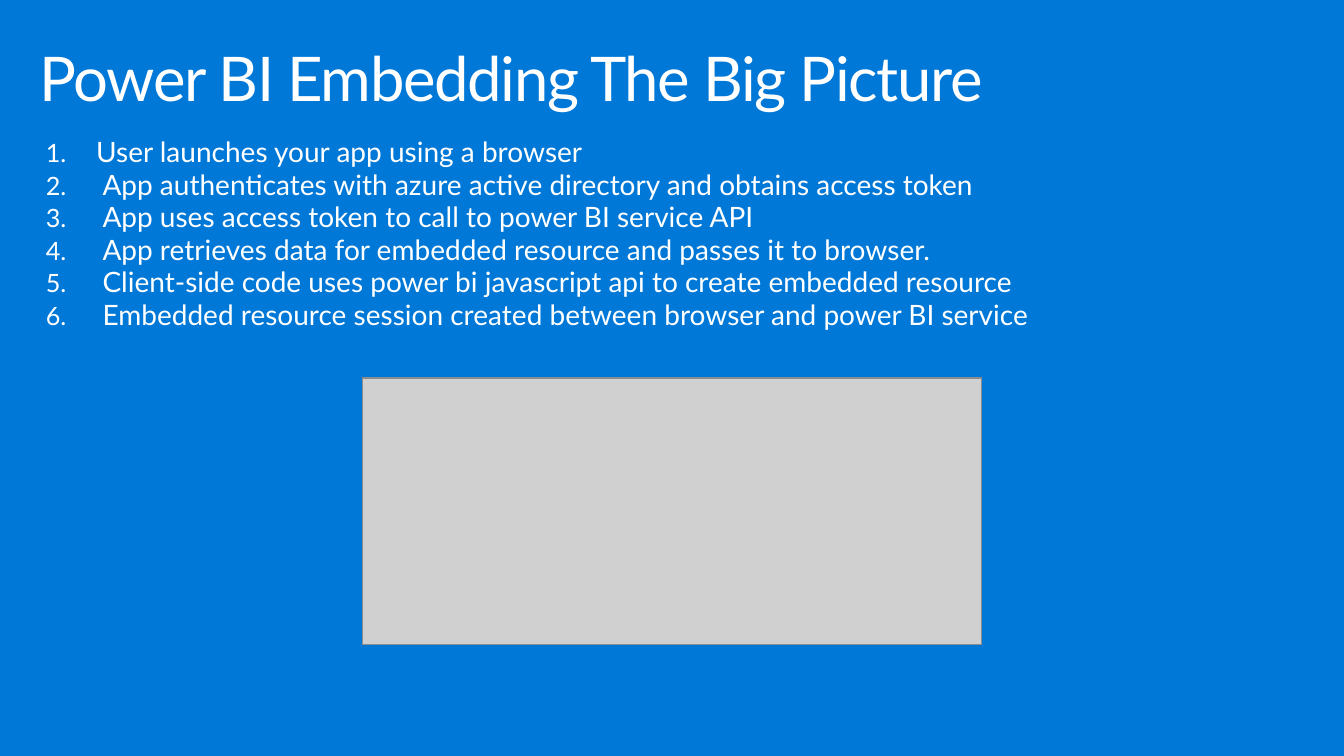
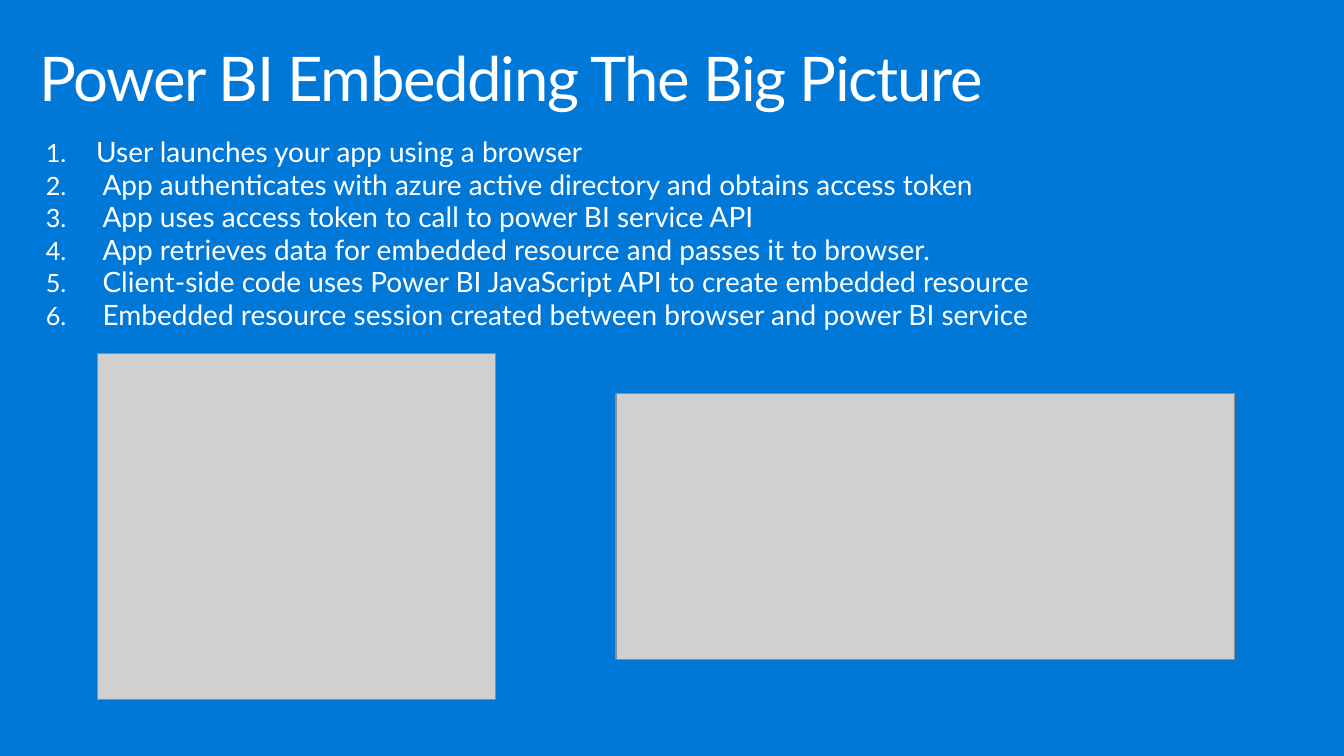
Before and after one commit to hnc198/AzurePowerBI, a slide deck: slide 6 of 4. Hands-on Modules/Embedding/1. What is Power BI Embedded.pptx. Drawn at 1344x756 pixels with LibreOffice and Linux fonts; fonts in the diff are those of the drawing; grey boxes stand for pictures. Boxes give left, top, right and bottom in pixels: in the first picture for what was removed or moved away, otherwise in the second. Text is boxed around its words. In the diff, an @@ line names an element or a change of style, - is before the commit and + after.

```diff
--- a/4. Hands-on Modules/Embedding/1. What is Power BI Embedded.pptx
+++ b/4. Hands-on Modules/Embedding/1. What is Power BI Embedded.pptx
@@ text at <box>103,271,1029,297</box>: text changed @@
-5. Client-side code uses power bi javascript api to create embedded resource
+5. Client-side code uses Power BI JavaScript API to create embedded resource
@@ picture added at <box>98,354,495,700</box> @@
@@ picture: place and size @@
-picture at <box>363,378,982,644</box>
+picture at <box>616,393,1235,659</box>
```
Also in this commit, not shown: 3 other slides changed, 1 slide removed, 3 other files.
